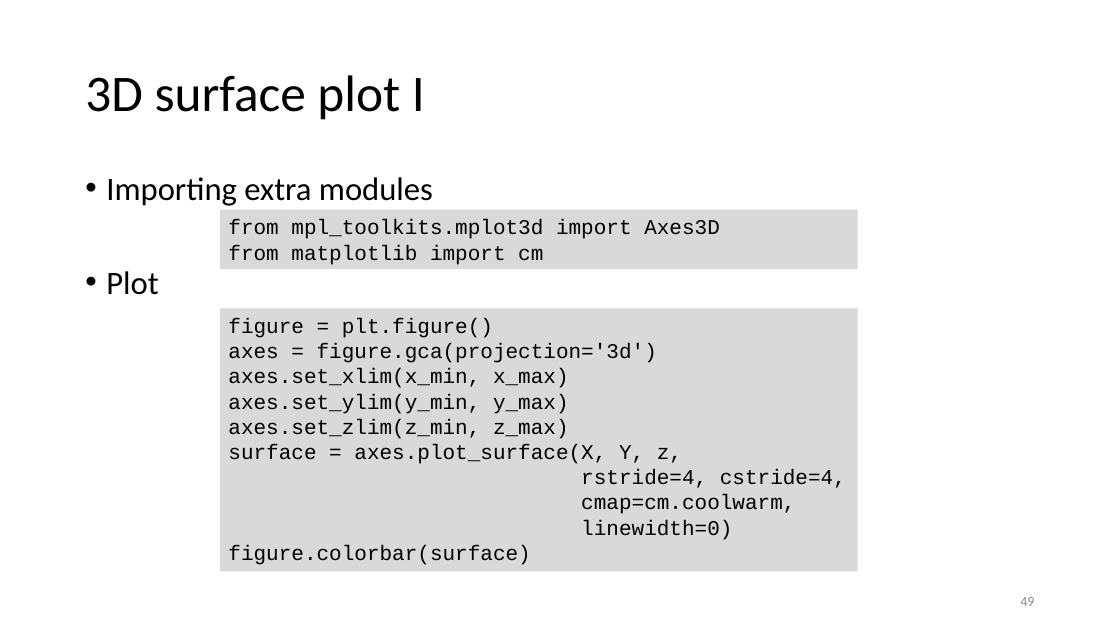
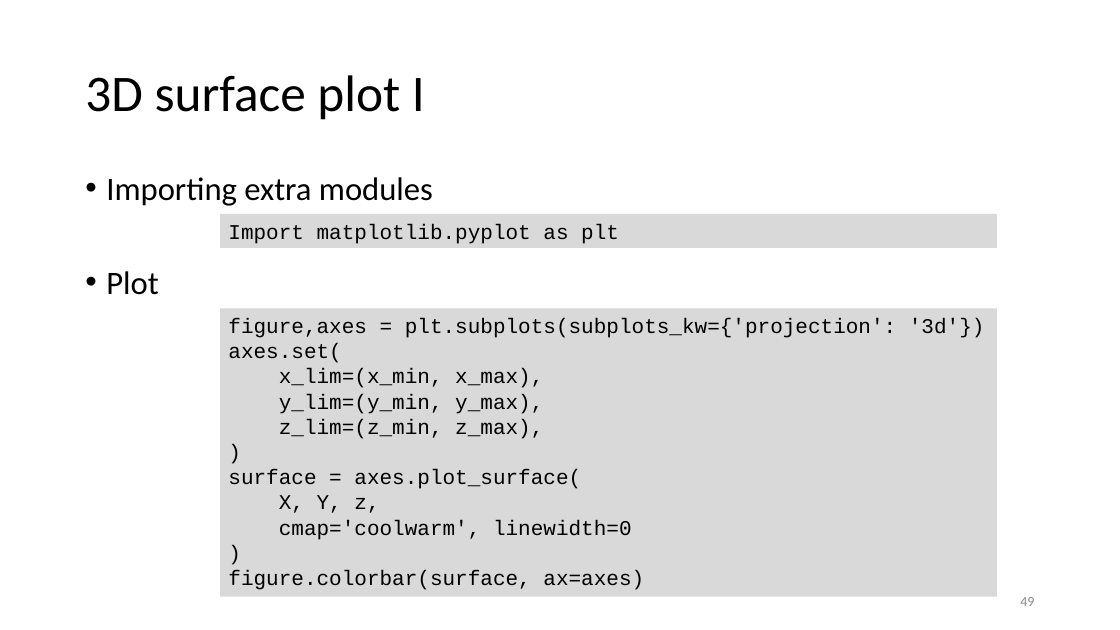
Before and after one commit to gjbex/Scientific-Python, a slide deck: slide 49 of scientific_python.pptx. Drawn at 1120x630 pixels with LibreOffice and Linux fonts; fonts in the diff are those of the drawing. Boxes give left, top, right and bottom in pixels: in the first picture for what was removed or moved away, otherwise in the second. Text is boxed around its words. In the diff, an @@ line names an element or a change of style, - is before the commit and + after.

Commit message:
Modernize 3D surface plot API

```diff
--- a/scientific_python.pptx
+++ b/scientific_python.pptx
@@ rectangle "Import matplotlib.pyplot as plt": place and size @@
-rectangle "Import matplotlib.pyplot as plt" at box(220, 210, 858, 270)
+rectangle "Import matplotlib.pyplot as plt" at box(220, 214, 997, 248)
@@ text in rectangle at box(228, 224, 619, 244): text changed @@
-from mpl_toolkits.mplot3d import Axes3D
-from matplotlib import cm
+Import matplotlib.pyplot as plt
@@ rectangle "figure,axes = plt.subplots(subplots_kw={'projection': '3d'})": place and size @@
-rectangle "figure,axes = plt.subplots(subplots_kw={'projection': '3d'})" at box(220, 308, 858, 571)
+rectangle "figure,axes = plt.subplots(subplots_kw={'projection': '3d'})" at box(220, 308, 997, 597)
@@ text in rectangle at box(228, 318, 985, 590): text changed @@
-figure = plt.figure()
-axes = figure.gca(projection='3d')
-axes.set_xlim(x_min, x_max)
-axes.set_ylim(y_min, y_max)
-axes.set_zlim(z_min, z_max)
-surface = axes.plot_surface(X, Y, z,
-rstride=4, cstride=4,
-cmap=cm.coolwarm,
-linewidth=0)
-figure.colorbar(surface)
+figure,axes = plt.subplots(subplots_kw={'projection': '3d'})
+axes.set(
+x_lim=(x_min, x_max),
+y_lim=(y_min, y_max),
+z_lim=(z_min, z_max),
+)
+surface = axes.plot_surface(
+X, Y, z,
+cmap='coolwarm', linewidth=0
+)
+figure.colorbar(surface, ax=axes)
```
Also in this commit, not shown: 1 other file.
